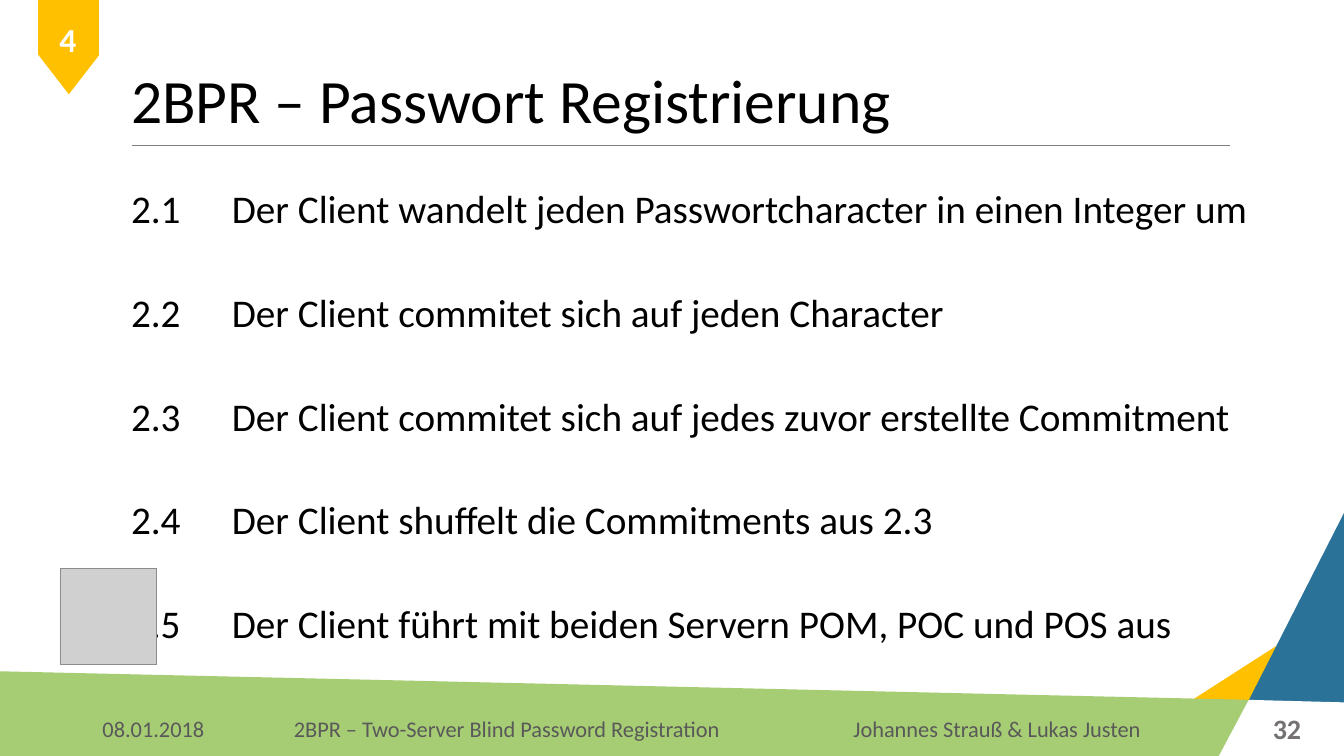
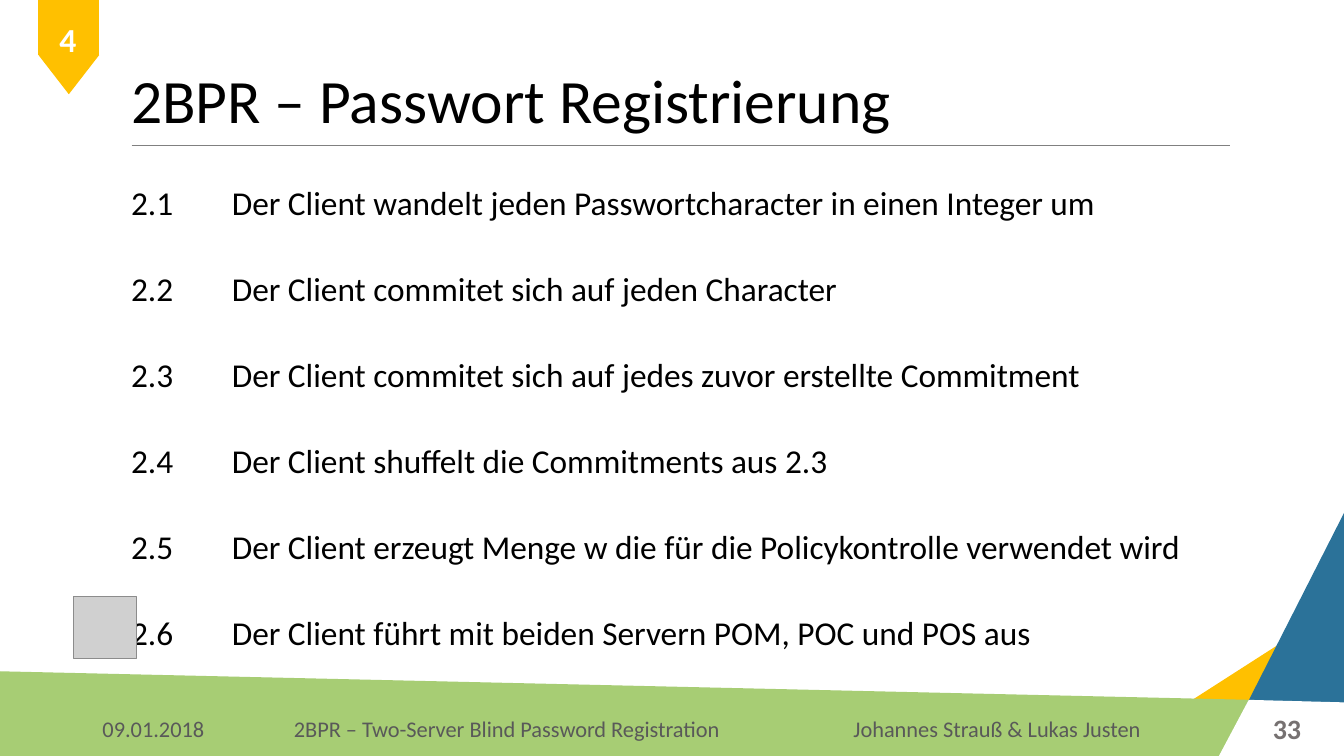
Before and after one commit to Lukas-Justen/IT-Security-2BPR, a slide deck: slide 33 of 2BPR.pptx (slide 32 before the commit). Drawn at 1344x756 pixels with LibreOffice and Linux fonts; fonts in the diff are those of the drawing; grey boxes stand for pictures; background and template pictures are left out. Boxes give left, top, right and bottom in pixels: in the first picture for what was removed or moved away, otherwise in the second. Text is boxed around its words. In the diff, an @@ line names an element or a change of style, - is before the commit and + after.

Commit message:
Passwort Registrierung & Sicherheitsanalyse

```diff
--- a/2BPR.pptx
+++ b/2BPR.pptx
@@ text at box(131, 192, 1094, 474): size 28 to 23.8 pt in "2.1 Der Client wandelt jeden Passwortcharacter in ...", "2.2 Der Client commitet sich auf jeden ...", "2.3 Der Client commitet sich auf jedes ...", "2.4 Der Client shuffelt die Commitments aus ..."; line spacing 0.9 to 0.8; line spacing 1.9 to 1.8 @@
@@ text at box(131, 536, 1180, 654): text changed; size 28 to 23.8 pt @@
-2.5 Der Client führt mit beiden Servern POM, POC und POS aus
+2.5 Der Client erzeugt Menge w die für die Policykontrolle verwendet wird
+2.6 Der Client führt mit beiden Servern POM, POC und POS aus
@@ picture: place and size @@
-picture at box(60, 569, 157, 665)
+picture at box(74, 597, 136, 659)
@@ text at box(102, 722, 204, 737): text changed @@
-08.01.2018
+09.01.2018
@@ page number at box(1273, 720, 1301, 739): text changed @@
-32
+33
```
Also in this commit, not shown: 49 other slides changed, 1 slide added, 1 other file.
